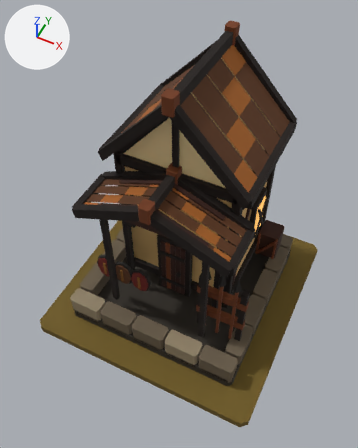
The glTF model art/armory_t5/armory_t5.glb, before and after one commit.
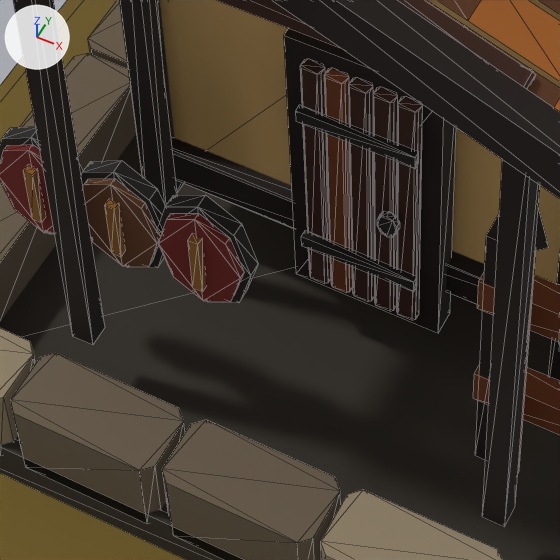
Old and new are each drawn whole from a 50 mm lens placed at (0.751, -1.608, 2.58), pointed at (-0.007, -0.092, 0.685) and again close up on the part from 27% to 60% of the width and 51% to 77% of the height. Lighting does not change. The marker at upper left points along +X, +Y and +Z. The first two pictures are the older version. The close-ups show mesh edges as thin lines.

Objects in the first close-up: 'MMR | armory | T05 Architecture.001', 'MMR | armory | Tier 05 Ground.001'.
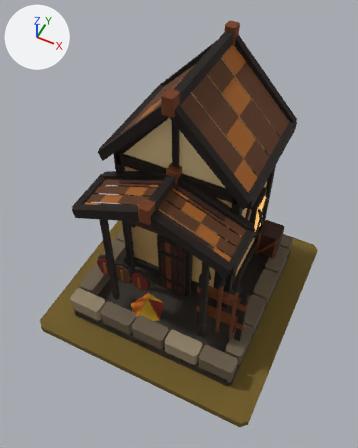
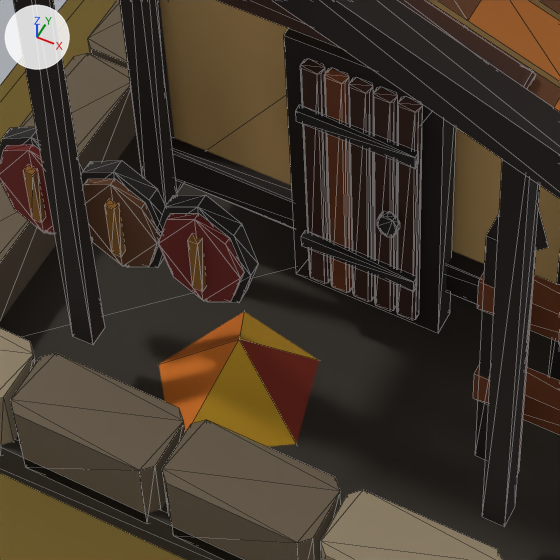
Edits to the bpy script that builds the scene:
```text
Add me_mmr___armory___t05_autumn_dressing_001:
    me_mmr___armory___t05_autumn_dressing_001.from_pydata(...)  # 6 vertices, 5 faces; spans x -0.212..-0.001, y -0.427..-0.202, z 0.062..0.162
    me_mmr___armory___t05_autumn_dressing_001.materials.append(mat_mmr___shared_palette_atlas)  # picture img_mmr_shared_color_palette_64
Add ob_mmr___armory___t05_autumn_dressing_001:
    ob_mmr___armory___t05_autumn_dressing_001 = bpy.data.objects.new('MMR | armory | T05 Autumn Dressing.001', me_mmr___armory___t05_autumn_dressing_001)
    ob_mmr___armory___t05_autumn_dressing_001.location = (0.0, 0.0, 0.05)
```

Changed parts and their boxes [x1, y1, x2, y2] in the close-ups (560 x 560 px):
'MMR | armory | T05 Autumn Dressing.001', added: after [159, 312, 319, 447]
